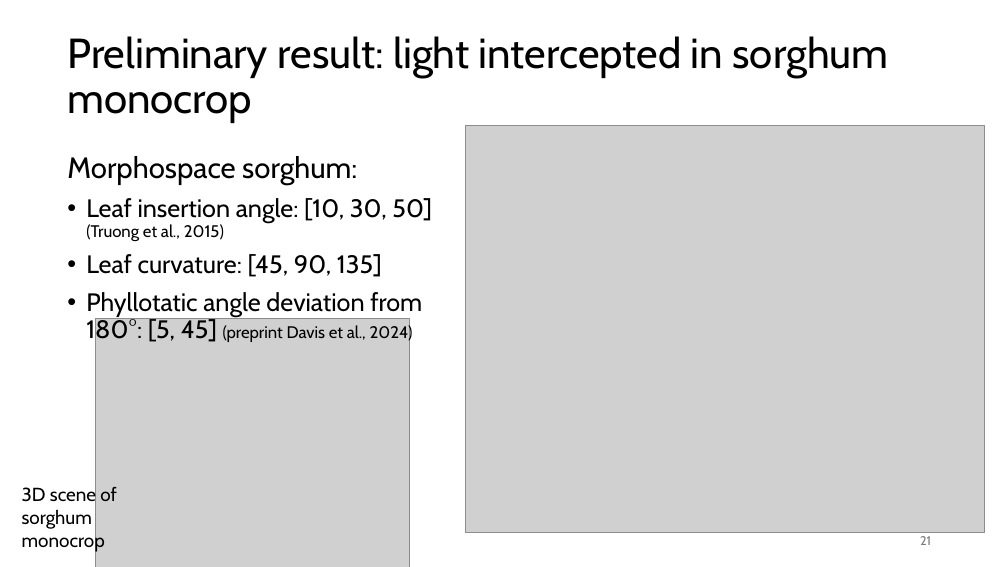
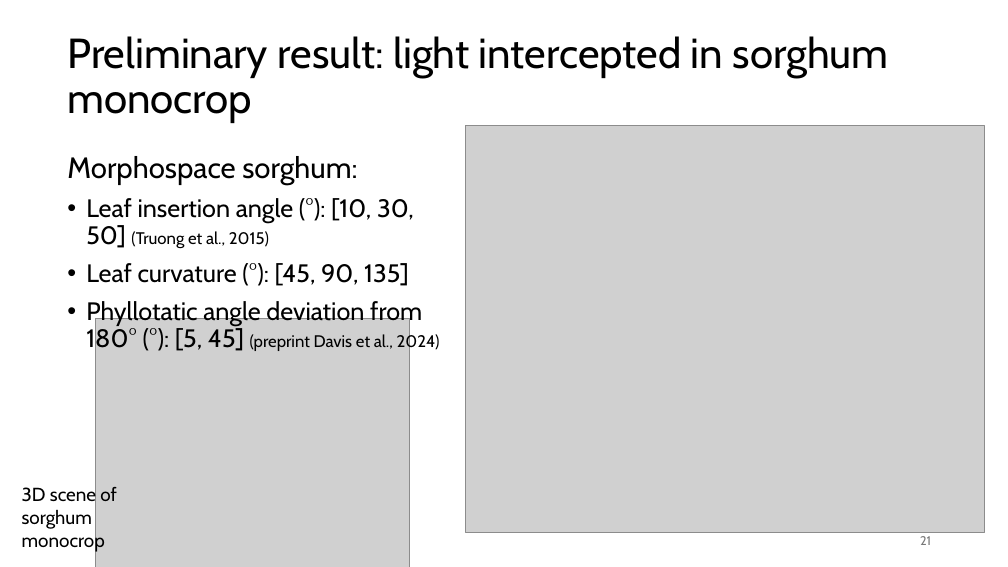
Before and after one commit to orianebro/PhD_Oriane, a slide deck: slide 21 of resources/ppt_reu_PhenoMEn_19_11_2024.pptx. Drawn at 1008x567 pixels with LibreOffice and Linux fonts; fonts in the diff are those of the drawing; grey boxes stand for pictures. Boxes give left, top, right and bottom in pixels: in the first picture for what was removed or moved away, otherwise in the second. Text is boxed around its words. In the diff, an @@ line names an element or a change of style, - is before the commit and + after.

```diff
--- a/resources/ppt_reu_PhenoMEn_19_11_2024.pptx
+++ b/resources/ppt_reu_PhenoMEn_19_11_2024.pptx
@@ text at box(86, 198, 440, 353): text changed @@
-• Leaf insertion angle: [10, 30, 50] (Truong et al., 2015)
-• Leaf curvature: [45, 90, 135]
-• Phyllotatic angle deviation from 180°: [5, 45] (preprint Davis et al., 2024)
+• Leaf insertion angle (°): [10, 30, 50] (Truong et al., 2015)
+• Leaf curvature (°): [45, 90, 135]
+• Phyllotatic angle deviation from 180° (°): [5, 45] (preprint Davis et al., 2024)
```
Also in this commit, not shown: 2 other slides changed, 22 other files.
